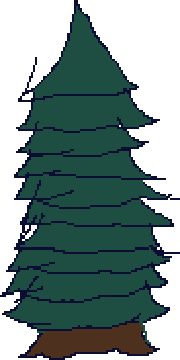
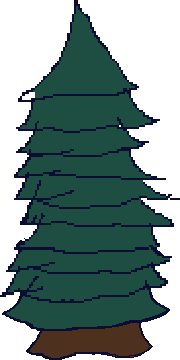
Layer changes from the first 180 x 360 image to the second:
painted on "Layer 2" over [3, 57, 180, 360]
